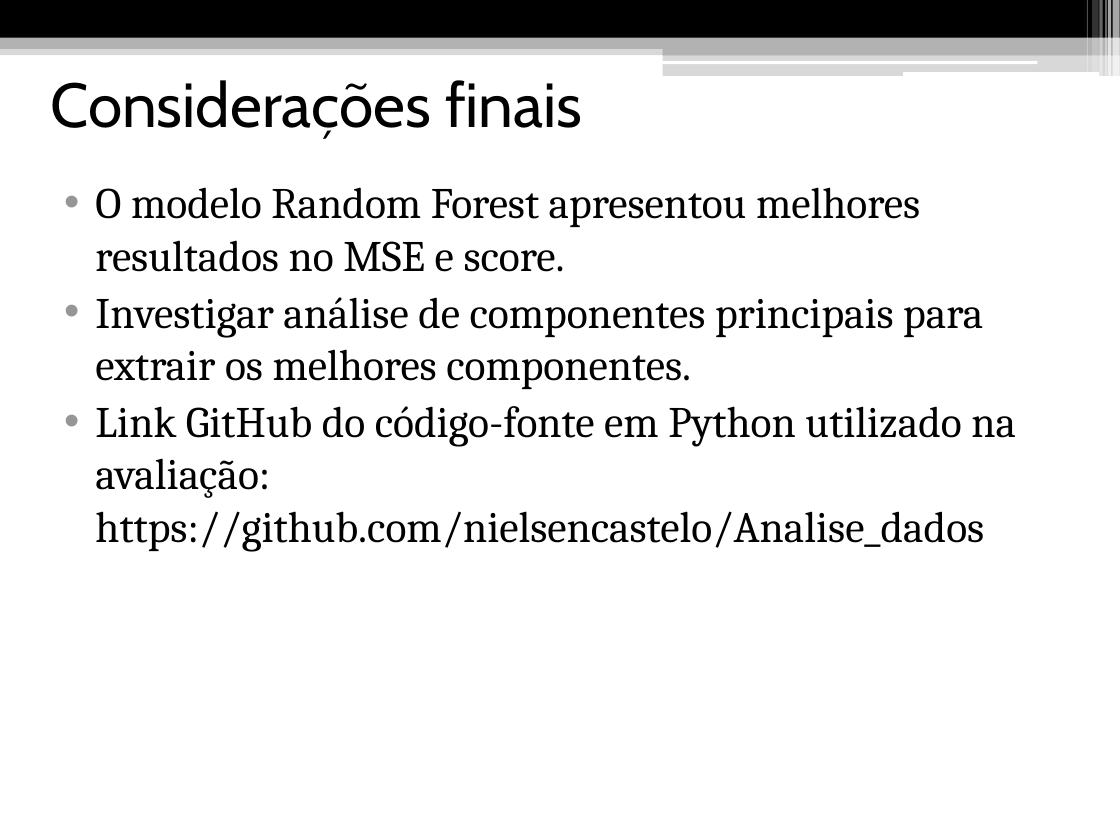
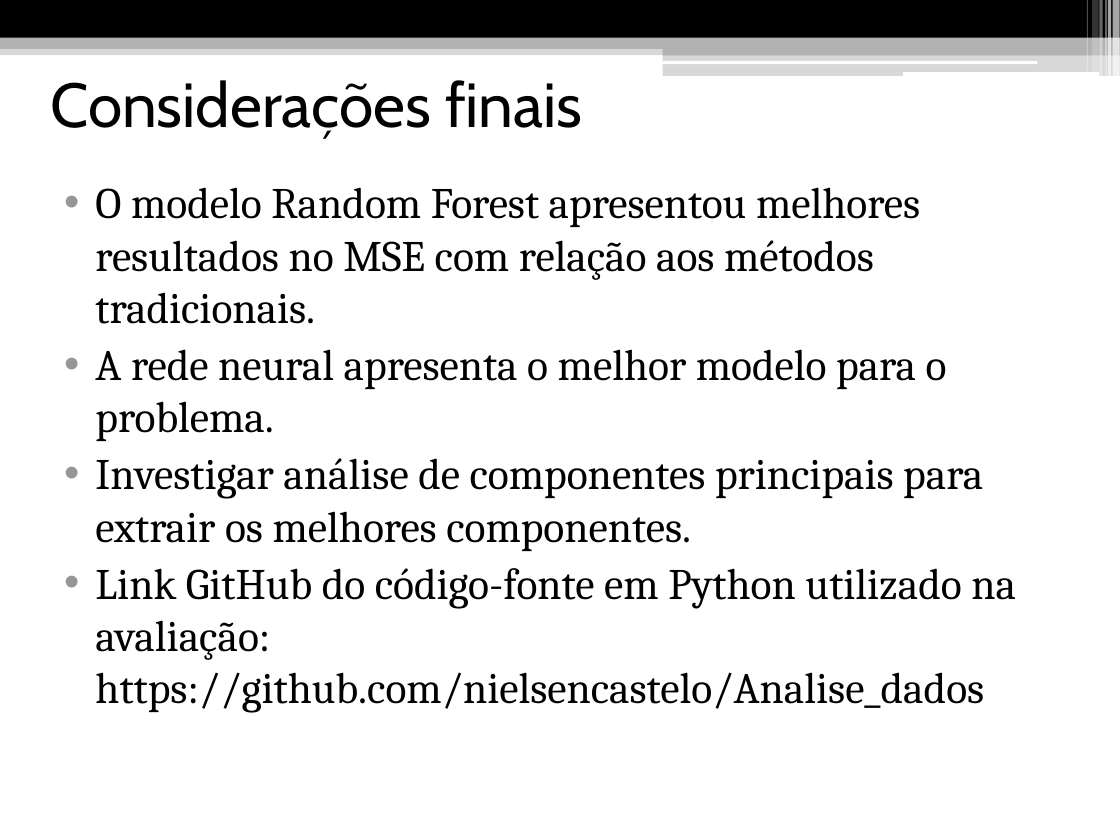
Before and after one commit to nielsencastelo/Analise_dados, a slide deck: slide 22 of Apresentação-Nielsen.pptx (slide 21 before the commit). Drawn at 1120x840 pixels with LibreOffice and Linux fonts; fonts in the diff are those of the drawing. Boxes give left, top, right and bottom in pixels: in the first picture for what was removed or moved away, otherwise in the second. Text is boxed around its words. In the diff, an @@ line names an element or a change of style, - is before the commit and + after.

```diff
--- a/Apresentação-Nielsen.pptx
+++ b/Apresentação-Nielsen.pptx
@@ text at [95, 187, 947, 441]: text changed @@
-• O modelo Random Forest apresentou melhores resultados no MSE e score.
+• O modelo Random Forest apresentou melhores resultados no MSE com relação aos métodos tradicionais.
+• A rede neural apresenta o melhor modelo para o problema.
```
Also in this commit, not shown: 3 other slides changed, 2 slides added, 3 other files.
